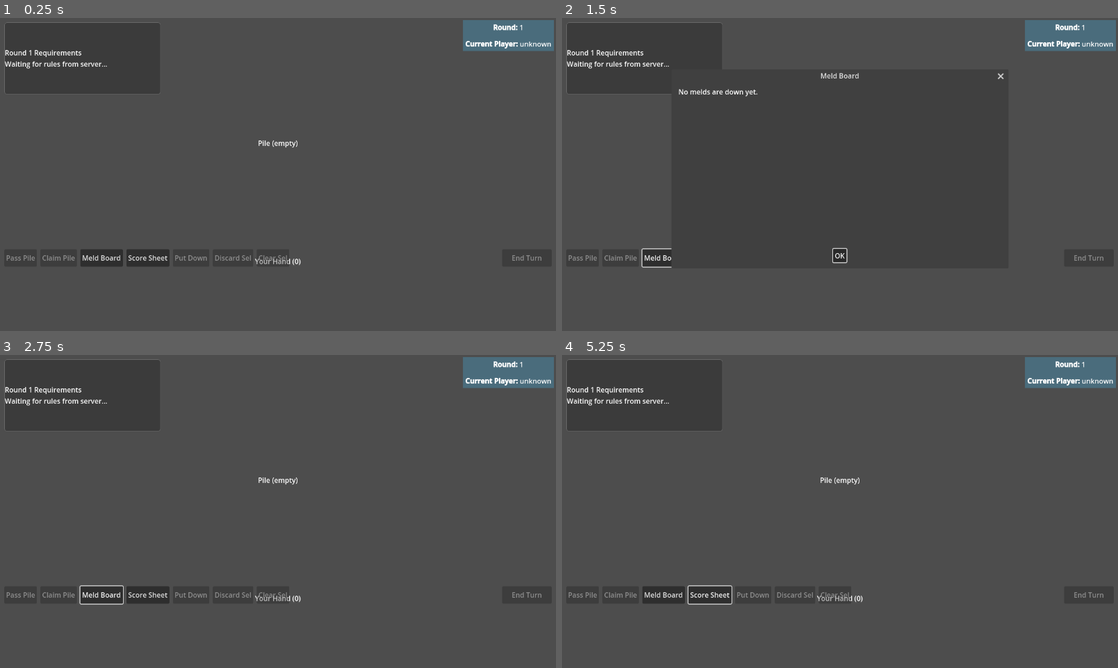
Above: before the commit, frames 1-4 (two rows, left to right).
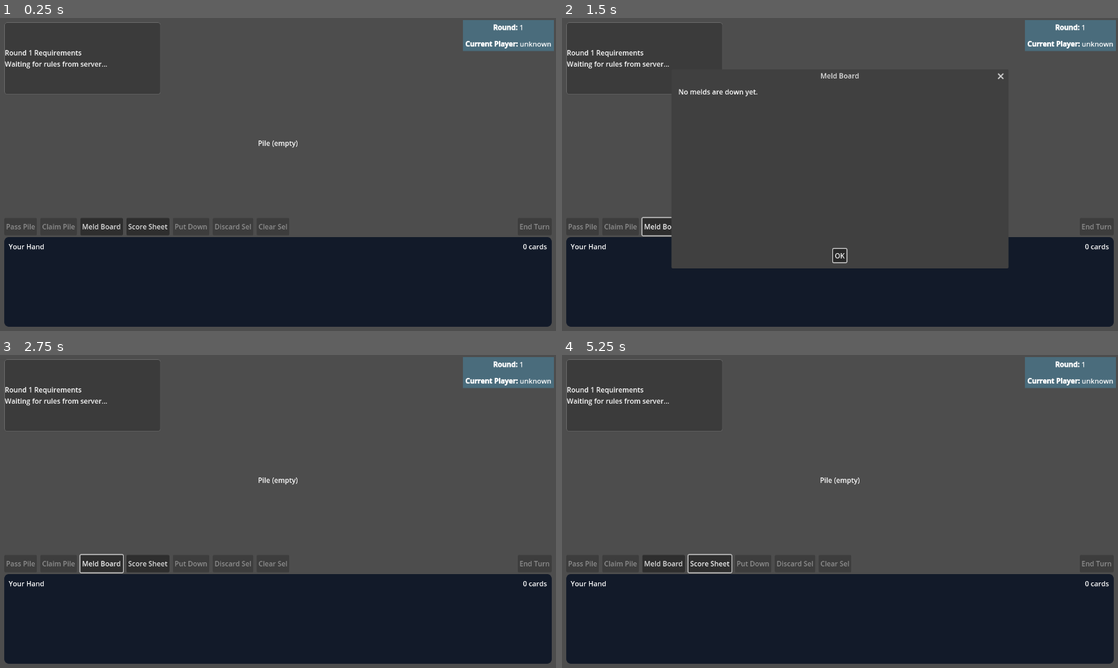
Above: after the commit, the same moments.

Repository: davidzywiec/mp-hot-rum
Game: Godot game, scene res://scenes/game/MainGame.tscn
Same seed, same stepped clock (60 frames per second), same inputs: the game is played once before the commit and once after it. This scene is started directly instead of the project's main scene.
Inputs:
- Up to frame 1 (0.25 s): no input
- Up to frame 2 (1.5 s): click "Meld Board" at 0.5 s; click "Score Sheet" at 1.25 s
- Up to frame 3 (2.75 s): click "OK" at 2 s
- Up to frame 4 (5.25 s): click "Meld Board" at 2.75 s; click "OK" at 3.5 s; click "Score Sheet" at 4.25 s; click "OK" at 5 s

The runs differ from the first frame. In frame 1, 29% of the frame differs, in the area x 0-100%, y 64-99%; in frame 2, 23%; in frame 3, 29%, in the area x 0-100%, y 63-99%; in frame 4, 29%.

Commit message:
Refine bottom hand panel layout and controls row

Diff:
--- a/scenes/game/GameUI.tscn
+++ b/scenes/game/GameUI.tscn
@@ -15,6 +15,13 @@
 corner_radius_bottom_right = 6
 corner_radius_bottom_left = 6
 
+[sub_resource type="StyleBoxFlat" id="StyleBoxFlat_hand_area"]
+bg_color = Color(0.0705882, 0.101961, 0.160784, 1)
+corner_radius_top_left = 10
+corner_radius_top_right = 10
+corner_radius_bottom_right = 10
+corner_radius_bottom_left = 10
+
 [node name="GameUI" type="Control"]
 layout_mode = 3
 anchors_preset = 15
@@ -55,79 +62,108 @@
 text = "Round requirements..."
 autowrap_mode = 3
 
-[node name="HandTitle" type="Label" parent="RoundDataContainer"]
+[node name="HandAreaPanel" type="PanelContainer" parent="RoundDataContainer"]
 layout_mode = 1
 anchors_preset = 12
 anchor_top = 1.0
 anchor_right = 1.0
 anchor_bottom = 1.0
 offset_left = 10.0
-offset_top = -172.0
+offset_top = -216.0
 offset_right = -10.0
-offset_bottom = -148.0
+offset_bottom = -10.0
 grow_vertical = 0
-text = "Your Hand (0)"
-horizontal_alignment = 1
-
-[node name="EndTurnButton" type="Button" parent="RoundDataContainer"]
-layout_mode = 1
-anchor_left = 1.0
-anchor_top = 1.0
-anchor_right = 1.0
-anchor_bottom = 1.0
-offset_left = -124.0
-offset_top = -188.0
-offset_right = -10.0
-offset_bottom = -148.0
-grow_horizontal = 0
-grow_vertical = 0
-text = "End Turn"
-
-[node name="ActionBar" type="HBoxContainer" parent="RoundDataContainer"]
+theme_override_styles/panel = SubResource("StyleBoxFlat_hand_area")
+
+[node name="ContentMargin" type="MarginContainer" parent="RoundDataContainer/HandAreaPanel"]
+layout_mode = 1
+anchors_preset = 15
+anchor_right = 1.0
+anchor_bottom = 1.0
+grow_horizontal = 2
+grow_vertical = 2
+theme_override_constants/margin_left = 10
+theme_override_constants/margin_top = 10
+theme_override_constants/margin_right = 10
+theme_override_constants/margin_bottom = 10
+
+[node name="HandAreaVB" type="VBoxContainer" parent="RoundDataContainer/HandAreaPanel/ContentMargin"]
+layout_mode = 1
+anchors_preset = 15
+anchor_right = 1.0
+anchor_bottom = 1.0
+grow_horizontal = 2
+grow_vertical = 2
+theme_override_constants/separation = 6
+
+[node name="Header" type="HBoxContainer" parent="RoundDataContainer/HandAreaPanel/ContentMargin/HandAreaVB"]
+layout_mode = 2
+theme_override_constants/separation = 8
+
+[node name="HandTitle" type="Label" parent="RoundDataContainer/HandAreaPanel/ContentMargin/HandAreaVB/Header"]
+layout_mode = 2
+size_flags_horizontal = 3
+text = "Your Hand"
+
+[node name="HandCountLabel" type="Label" parent="RoundDataContainer/HandAreaPanel/ContentMargin/HandAreaVB/Header"]
+layout_mode = 2
+text = "0 cards"
+horizontal_alignment = 2
+
+[node name="BottomControlsBar" type="HBoxContainer" parent="RoundDataContainer"]
 layout_mode = 1
 anchors_preset = 12
 anchor_top = 1.0
 anchor_right = 1.0
 anchor_bottom = 1.0
 offset_left = 10.0
-offset_top = -188.0
-offset_right = -140.0
-offset_bottom = -148.0
+offset_top = -260.0
+offset_right = -10.0
+offset_bottom = -220.0
 grow_vertical = 0
 theme_override_constants/separation = 8
 
-[node name="PassPileButton" type="Button" parent="RoundDataContainer/ActionBar"]
+[node name="ActionBar" type="HBoxContainer" parent="RoundDataContainer/BottomControlsBar"]
+layout_mode = 2
+size_flags_horizontal = 3
+theme_override_constants/separation = 8
+
+[node name="PassPileButton" type="Button" parent="RoundDataContainer/BottomControlsBar/ActionBar"]
 layout_mode = 2
 text = "Pass Pile"
 
-[node name="ClaimPileButton" type="Button" parent="RoundDataContainer/ActionBar"]
+[node name="ClaimPileButton" type="Button" parent="RoundDataContainer/BottomControlsBar/ActionBar"]
 layout_mode = 2
 text = "Claim Pile"
 
-[node name="MeldBoardButton" type="Button" parent="RoundDataContainer/ActionBar"]
+[node name="MeldBoardButton" type="Button" parent="RoundDataContainer/BottomControlsBar/ActionBar"]
 layout_mode = 2
 text = "Meld Board"
 
-[node name="ScoreSheetButton" type="Button" parent="RoundDataContainer/ActionBar"]
+[node name="ScoreSheetButton" type="Button" parent="RoundDataContainer/BottomControlsBar/ActionBar"]
 layout_mode = 2
 text = "Score Sheet"
 
-[node name="DebugEndGameButton" type="Button" parent="RoundDataContainer/ActionBar"]
+[node name="DebugEndGameButton" type="Button" parent="RoundDataContainer/BottomControlsBar/ActionBar"]
 visible = false
 layout_mode = 2
 text = "Debug End Game"
 
-[node name="PutDownButton" type="Button" parent="RoundDataContainer/ActionBar"]
+[node name="PutDownButton" type="Button" parent="RoundDataContainer/BottomControlsBar/ActionBar"]
 layout_mode = 2
 text = "Put Down"
 
-[node name="DiscardSelectedButton" type="Button" parent="RoundDataContainer/ActionBar"]
+[node name="DiscardSelectedButton" type="Button" parent="RoundDataContainer/BottomControlsBar/ActionBar"]
 layout_mode = 2
 text = "Discard Sel"
 
-[node name="ClearSelectionButton" type="Button" parent="RoundDataContainer/ActionBar"]
+[node name="ClearSelectionButton" type="Button" parent="RoundDataContainer/BottomControlsBar/ActionBar"]
 layout_mode = 2
 text = "Clear Sel"
+
+[node name="EndTurnButton" type="Button" parent="RoundDataContainer/BottomControlsBar"]
+layout_mode = 2
+text = "End Turn"
 
 [node name="TurnPickupOverlay" type="ColorRect" parent="RoundDataContainer"]
 visible = false
@@ -197,9 +233,9 @@
 anchor_right = 1.0
 anchor_bottom = 1.0
 offset_left = 10.0
-offset_top = -214.0
+offset_top = -288.0
 offset_right = -10.0
-offset_bottom = -190.0
+offset_bottom = -264.0
 grow_vertical = 0
 text = ""
 horizontal_alignment = 1
@@ -212,9 +248,9 @@
 anchor_right = 1.0
 anchor_bottom = 1.0
 offset_left = 10.0
-offset_top = -288.0
+offset_top = -362.0
 offset_right = -10.0
-offset_bottom = -218.0
+offset_bottom = -292.0
 grow_vertical = 0
 
 [node name="VB" type="VBoxContainer" parent="RoundDataContainer/StagedAreaPanel"]
@@ -262,23 +298,20 @@
 layout_mode = 2
 custom_minimum_size = Vector2(100, 132)
 
-[node name="HandScroll" type="ScrollContainer" parent="RoundDataContainer"]
-layout_mode = 1
-anchors_preset = 12
-anchor_top = 1.0
-anchor_right = 1.0
-anchor_bottom = 1.0
-offset_left = 10.0
-offset_top = -144.0
-offset_right = -10.0
-offset_bottom = -10.0
-grow_vertical = 0
+[node name="CardsSpacer" type="Control" parent="RoundDataContainer/HandAreaPanel/ContentMargin/HandAreaVB"]
+layout_mode = 2
+size_flags_vertical = 3
+
+[node name="HandScroll" type="ScrollContainer" parent="RoundDataContainer/HandAreaPanel/ContentMargin/HandAreaVB"]
+layout_mode = 2
+size_flags_horizontal = 3
+custom_minimum_size = Vector2(0, 132)
 follow_focus = true
 
-[node name="HandContainer" type="HBoxContainer" parent="RoundDataContainer/HandScroll"]
-layout_mode = 2
-theme_override_constants/separation = 4
-alignment = 0
+[node name="HandContainer" type="HBoxContainer" parent="RoundDataContainer/HandAreaPanel/ContentMargin/HandAreaVB/HandScroll"]
+layout_mode = 2
+theme_override_constants/separation = 5
+alignment = 1
 
 [node name="MC" type="MarginContainer" parent="RoundDataContainer"]
 layout_mode = 1
--- a/scripts/game/game_ui.gd
+++ b/scripts/game/game_ui.gd
@@ -6,6 +6,7 @@
 var hand_scroll: ScrollContainer = null
 var hand_container: HBoxContainer = null
 var hand_title: Label = null
+var hand_count_label: Label = null
 var end_turn_button: Button = null
 var pass_pile_button: Button = null
 var claim_pile_button: Button = null
@@ -40,6 +41,7 @@
 
 const CARD_VIEW_SCENE: PackedScene = preload("res://scenes/game/CardView.tscn")
 const BASE_HAND_SPACING: float = 4.0
+const HAND_CARD_SPACING: float = 5.0
 const STAGED_CARD_SCALE: float = 0.55
 const PILE_CARD_SCALE: float = 1.0
 const TURN_DEBUG: bool = true
@@ -172,10 +174,16 @@
 		child.queue_free()
 	var my_peer_id: int = multiplayer.get_unique_id()
 	if not GameManager.player_hands.has(my_peer_id):
-		hand_title.text = "Your Hand (0)"
+		if hand_title != null:
+			hand_title.text = "Your Hand"
+		if hand_count_label != null:
+			hand_count_label.text = "0 cards"
 		return
 	var cards: Array = GameManager.player_hands[my_peer_id]
-	hand_title.text = "Your Hand (%d)" % cards.size()
+	if hand_title != null:
+		hand_title.text = "Your Hand"
+	if hand_count_label != null:
+		hand_count_label.text = "%d cards" % cards.size()
 	for c in cards:
 		if not (c is Card):
 			continue
@@ -186,7 +194,7 @@
 		card_view.set_card(c)
 		card_view.apply_scale_ratio(1.0)
 		card_view.gui_input.connect(_on_card_gui_input.bind(card_view))
-	hand_container.add_theme_constant_override("separation", int(BASE_HAND_SPACING))
+	hand_container.add_theme_constant_override("separation", int(HAND_CARD_SPACING))
 	if hand_scroll != null:
 		hand_scroll.scroll_horizontal = 0
 	_update_end_turn_button_state()
@@ -370,16 +378,17 @@
 	if round_data == null:
 		return
 
-	hand_title = get_node_or_null("RoundDataContainer/HandTitle") as Label
-	end_turn_button = get_node_or_null("RoundDataContainer/EndTurnButton") as Button
-	pass_pile_button = get_node_or_null("RoundDataContainer/ActionBar/PassPileButton") as Button
-	claim_pile_button = get_node_or_null("RoundDataContainer/ActionBar/ClaimPileButton") as Button
-	meld_board_button = get_node_or_null("RoundDataContainer/ActionBar/MeldBoardButton") as Button
-	score_sheet_button = get_node_or_null("RoundDataContainer/ActionBar/ScoreSheetButton") as Button
-	debug_end_game_button = get_node_or_null("RoundDataContainer/ActionBar/DebugEndGameButton") as Button
-	put_down_button = get_node_or_null("RoundDataContainer/ActionBar/PutDownButton") as Button
-	discard_selected_button = get_node_or_null("RoundDataContainer/ActionBar/DiscardSelectedButton") as Button
-	clear_selection_button = get_node_or_null("RoundDataContainer/ActionBar/ClearSelectionButton") as Button
+	hand_title = get_node_or_null("RoundDataContainer/HandAreaPanel/ContentMargin/HandAreaVB/Header/HandTitle") as Label
+	hand_count_label = get_node_or_null("RoundDataContainer/HandAreaPanel/ContentMargin/HandAreaVB/Header/HandCountLabel") as Label
+	end_turn_button = get_node_or_null("RoundDataContainer/BottomControlsBar/EndTurnButton") as Button
+	pass_pile_button = get_node_or_null("RoundDataContainer/BottomControlsBar/ActionBar/PassPileButton") as Button
+	claim_pile_button = get_node_or_null("RoundDataContainer/BottomControlsBar/ActionBar/ClaimPileButton") as Button
+	meld_board_button = get_node_or_null("RoundDataContainer/BottomControlsBar/ActionBar/MeldBoardButton") as Button
+	score_sheet_button = get_node_or_null("RoundDataContainer/BottomControlsBar/ActionBar/ScoreSheetButton") as Button
+	debug_end_game_button = get_node_or_null("RoundDataContainer/BottomControlsBar/ActionBar/DebugEndGameButton") as Button
+	put_down_button = get_node_or_null("RoundDataContainer/BottomControlsBar/ActionBar/PutDownButton") as Button
+	discard_selected_button = get_node_or_null("RoundDataContainer/BottomControlsBar/ActionBar/DiscardSelectedButton") as Button
+	clear_selection_button = get_node_or_null("RoundDataContainer/BottomControlsBar/ActionBar/ClearSelectionButton") as Button
 	claim_status_label = get_node_or_null("RoundDataContainer/ClaimStatusLabel") as Label
 	staged_panel = get_node_or_null("RoundDataContainer/StagedAreaPanel") as PanelContainer
 	staged_title_label = get_node_or_null("RoundDataContainer/StagedAreaPanel/VB/StagedAreaTitle") as Label
@@ -400,10 +409,34 @@
 	play_again_game_button = get_node_or_null("RoundDataContainer/GameOverOverlay/Center/Panel/VB/Buttons/PlayAgainButton") as Button
 	leave_game_button = get_node_or_null("RoundDataContainer/GameOverOverlay/Center/Panel/VB/Buttons/LeaveGameButton") as Button
 
-	hand_scroll = get_node_or_null("RoundDataContainer/HandScroll") as ScrollContainer
-	hand_container = get_node_or_null("RoundDataContainer/HandScroll/HandContainer") as HBoxContainer
+	hand_scroll = get_node_or_null("RoundDataContainer/HandAreaPanel/ContentMargin/HandAreaVB/HandScroll") as ScrollContainer
+	hand_container = get_node_or_null("RoundDataContainer/HandAreaPanel/ContentMargin/HandAreaVB/HandScroll/HandContainer") as HBoxContainer
 
 	# Backward-compatible fallback if a scene still uses direct HandContainer.
+	if hand_title == null:
+		hand_title = get_node_or_null("RoundDataContainer/HandTitle") as Label
+	if end_turn_button == null:
+		end_turn_button = get_node_or_null("RoundDataContainer/EndTurnButton") as Button
+	if pass_pile_button == null:
+		pass_pile_button = get_node_or_null("RoundDataContainer/ActionBar/PassPileButton") as Button
+	if claim_pile_button == null:
+		claim_pile_button = get_node_or_null("RoundDataContainer/ActionBar/ClaimPileButton") as Button
+	if meld_board_button == null:
+		meld_board_button = get_node_or_null("RoundDataContainer/ActionBar/MeldBoardButton") as Button
+	if score_sheet_button == null:
+		score_sheet_button = get_node_or_null("RoundDataContainer/ActionBar/ScoreSheetButton") as Button
+	if debug_end_game_button == null:
+		debug_end_game_button = get_node_or_null("RoundDataContainer/ActionBar/DebugEndGameButton") as Button
+	if put_down_button == null:
+		put_down_button = get_node_or_null("RoundDataContainer/ActionBar/PutDownButton") as Button
+	if discard_selected_button == null:
+		discard_selected_button = get_node_or_null("RoundDataContainer/ActionBar/DiscardSelectedButton") as Button
+	if clear_selection_button == null:
+		clear_selection_button = get_node_or_null("RoundDataContainer/ActionBar/ClearSelectionButton") as Button
+	if hand_scroll == null:
+		hand_scroll = get_node_or_null("RoundDataContainer/HandScroll") as ScrollContainer
+	if hand_container == null:
+		hand_container = get_node_or_null("RoundDataContainer/HandScroll/HandContainer") as HBoxContainer
 	if hand_container == null:
 		hand_container = get_node_or_null("RoundDataContainer/HandContainer") as HBoxContainer
 
Not shown: 1 places in scenes/game/GameUI.tscn that only renumber resources
